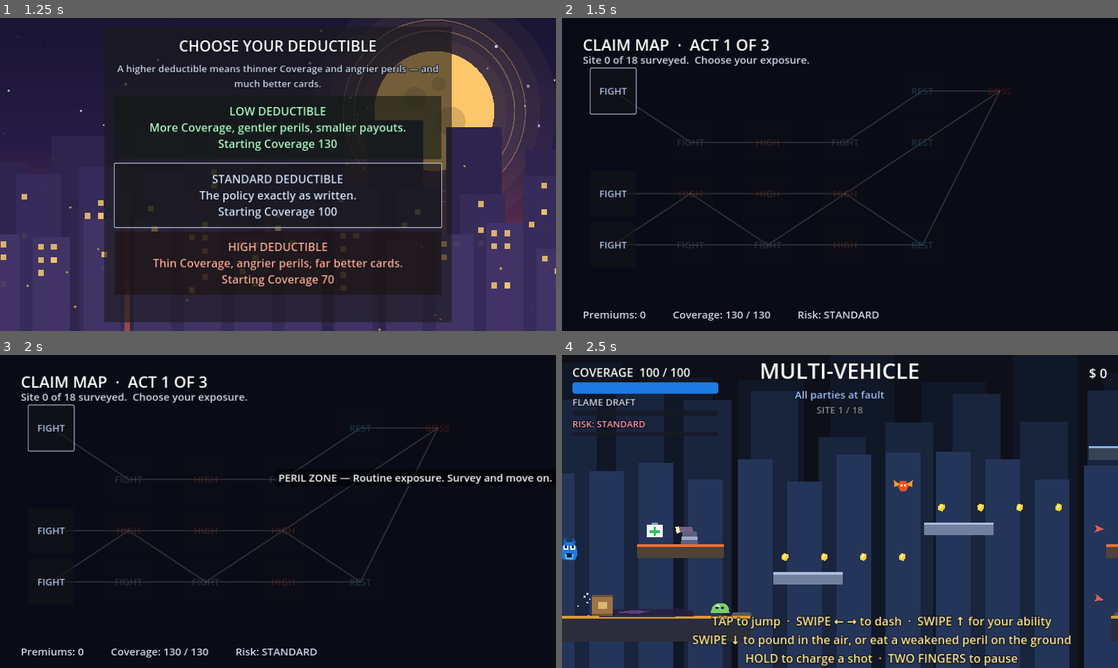
Above: before the commit, frames 1-4 (two rows, left to right).
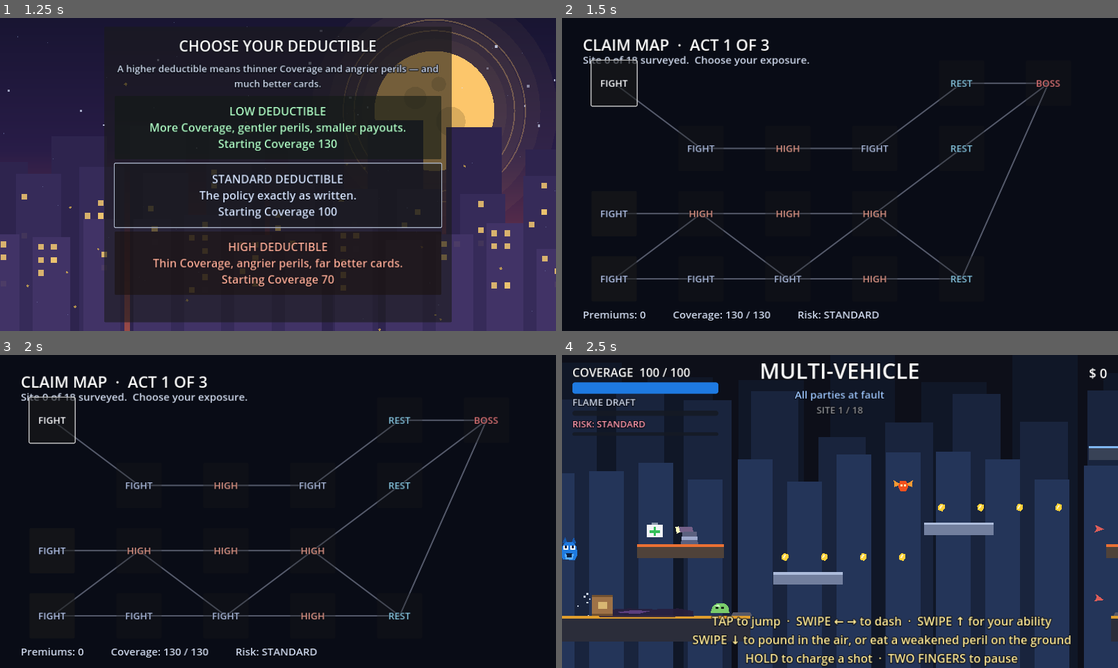
Above: after the commit, the same moments.

Repository: Yothisislogan/WIT-Monster-Risk-Run
Game: Godot game, scene res://scenes/title.tscn
The game is run twice, just before and just after one commit, with the same random seed, the same clock (stepped at 60 frames per second) and the same inputs.
Inputs (mouse positions are in pixels of both pictures, inside the frame that each line leads up to):
- Up to frame 1 (1.25 s): click "NEW POLICY" at 0.5 s
- Up to frame 2 (1.5 s): click "LOW DEDUCTIBLE More Coverage,…" at 1.25 s
- Up to frame 3 (2 s): no input
- Up to frame 4 (2.5 s): tap Enter (ui_accept) at 2 s; move the mouse to (962, 495) at 2.02 s; hold D (move_right) from 2.03 s (still down); hold J (attack) from 2.03 s (still down); click (962, 495) at 2.17 s; tap Space (jump) at 2.27 s

Frame 1 is identical in both runs. In frame 2, 4.3% of the frame differs, in the area x 5-90%, y 13-85%; in frame 3, 4.8%, in the area x 5-100%, y 13-85%; in frame 4, nothing differs.

Commit message:
Make the Claim Map readable, and catch the class of bug that hid it
The map was reported as an empty screen, and it was. Unreachable nodes were
drawn with

    modulate = Color(tint.r, tint.g, tint.b, 0.3)

and modulate multiplies the WHOLE node — the button's text and the dark
outline the theme puts behind it, not just its fill — so on a near-black
background those labels were not dim, they were absent. Visited nodes were
barely better at 0.85 alpha darkened 45%, and the edges that carry the actual
shape of the graph were at 0.14 alpha. Of eighteen sites the player could see
about two.

The map is the screen you make a decision on, so every option has to be
legible whether or not it is takeable right now (§23). State is carried by
font_color and font_disabled_color now, every variant fully opaque, and the
edges are up to 0.42 / 0.75 / 0.9. The graph also only occupied a band across
the middle with a fifth of the frame empty beneath it; the spacing now uses
the space that was already there.

check_text_fit.py grew a rule for the class. Two things about it matter more
than the rule itself. It measures the BRIGHTEST channel rather than luma,
because on a dark background what separates text from the background is any
one channel being bright — a luma test flags hud.gd's deliberate red damage
flash, which is correct behaviour wrongly accused. And it reads a trailing
literal alpha even when the colour channels are expressions, because
`Color(tint.r, tint.g, tint.b, 0.3)` is exactly the form the real bug took and
a literals-only check would have sailed straight past it. Verified by putting
that exact line back.

Also hardened the camera against starting off the Monster. main.gd teleports
the player and calls apply_camera_bounds in the same frame, and the camera is
a CHILD of the player, so reset_smoothing() can snap to a transform that has
not caught up with the parent it was just dragged across the room by — leaving
the view where the last room was. It now also snaps deferred, once transforms
have settled. This is hardening against a plausible cause, not a confirmed
root cause: the reported symptom could not be reproduced statically.

Co-Authored-By: Claude Opus 5 <noreply@anthropic.com>
Claude-Session: https://claude.ai/code/session_01KL9N9RcnY6sMebCLjmzeUt

Diff:
--- a/scripts/player/player.gd
+++ b/scripts/player/player.gd
@@ -217,7 +217,15 @@
 	camera.limit_top = int(bounds.position.y)
 	camera.limit_right = int(bounds.position.x + bounds.size.x)
 	camera.limit_bottom = int(bounds.position.y + bounds.size.y)
+	# Twice, on purpose. main.gd teleports the player and calls this in the same
+	# frame, and the camera is a CHILD of the player — so at this moment its own
+	# global transform has not necessarily caught up with the parent it was just
+	# dragged across the room by, and snapping to a stale transform leaves the
+	# view sitting where the last room was while the Monster stands off-screen.
+	# The deferred call runs once transforms have settled and snaps to the
+	# position that is actually correct.
 	camera.reset_smoothing()
+	camera.call_deferred("reset_smoothing")
 
 
 func _physics_process(delta: float) -> void:
--- a/scripts/ui/claim_map_screen.gd
+++ b/scripts/ui/claim_map_screen.gd
@@ -12,9 +12,22 @@
 ## on the first frame.
 
 const NODE_SIZE := Vector2(104.0, 104.0)
-const ROW_SPACING := 178.0
-const COL_SPACING := 118.0
-const ORIGIN := Vector2(118.0, 168.0)
+## The graph used to sit in a band across the middle of the frame, leaving a
+## fifth of the screen empty under it and crowding the columns together. These
+## spread it over the space that was already there.
+const ROW_SPACING := 200.0
+const COL_SPACING := 150.0
+const ORIGIN := Vector2(120.0, 150.0)
+
+## How a node reads when it is not the one you can take next. Dimming used to
+## be done with modulate, which multiplies the WHOLE node — including the text
+## and the dark outline the theme puts behind it — so an unreachable node at
+## 30% alpha was a label you genuinely could not read on a dark background.
+## The map is a screen for making a decision on; every option has to be legible
+## whether or not it is currently takeable (§23).
+const SPENT_MIX := 0.5     ## toward SLATE for a site already visited
+const UNTAKEN_MIX := 0.34  ## toward SLATE for a route not currently open
+const SLATE := Color(0.62, 0.67, 0.78, 1.0)
 
 @onready var root: Control = %Root
 @onready var graph: Control = %Graph
@@ -103,14 +116,17 @@
 	button.add_theme_font_size_override("font_size", 22)
 	button.tooltip_text = "%s — %s" % [ClaimMap.kind_name(kind), ClaimMap.kind_blurb(kind)]
 	button.disabled = not reachable
-	# Reachable is bright, visited is spent, the rest is the road not taken.
+	# Reachable is bright, visited is spent, the rest is the road not taken —
+	# but all three are readable. The state is carried by the font colour, not
+	# by modulate, and every variant stays fully opaque.
 	var tint := ClaimMap.kind_color(kind)
-	if reachable:
-		button.modulate = tint
-	elif visited:
-		button.modulate = Color(tint.r, tint.g, tint.b, 0.85).darkened(0.45)
-	else:
-		button.modulate = Color(tint.r, tint.g, tint.b, 0.3)
+	var shade := tint
+	if visited and not reachable:
+		shade = tint.lerp(SLATE, SPENT_MIX)
+	elif not reachable:
+		shade = tint.lerp(SLATE, UNTAKEN_MIX)
+	button.add_theme_color_override("font_color", shade)
+	button.add_theme_color_override("font_disabled_color", shade)
 	button.focus_mode = Control.FOCUS_ALL if reachable else Control.FOCUS_NONE
 	button.pressed.connect(_on_node_pressed.bind(id))
 	_buttons[id] = button
@@ -130,10 +146,12 @@
 				continue      # an edge into the next act; it has its own screen
 			var reachable: bool = int(next_id) in map.available
 			var walked: bool = id in map.visited and int(next_id) in map.visited
-			var color := Color(1, 1, 1, 0.14)
+			# These were 0.14 / 0.5 / 0.6 and the graph read as a blank screen
+			# with a couple of lit nodes floating in it. The edges ARE the map.
+			var color := Color(0.72, 0.76, 0.86, 0.42)
 			if walked:
-				color = Color(1.0, 0.85, 0.4, 0.5)
+				color = Color(1.0, 0.85, 0.4, 0.75)
 			elif reachable:
-				color = Color(1, 1, 1, 0.6)
+				color = Color(1, 1, 1, 0.9)
 			graph.draw_line(_positions[id], _positions[next_id], color,
 					4.0 if reachable or walked else 2.0, true)
Not shown, changed: tools/check_text_fit.py
